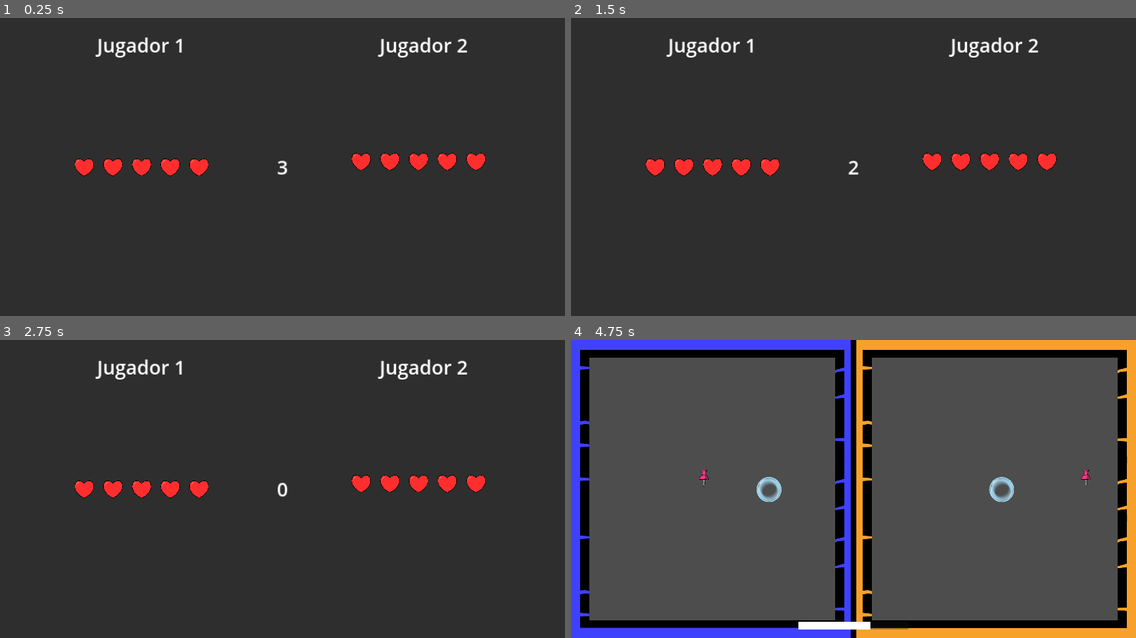
Above: before the commit, frames 1-4 (two rows, left to right).
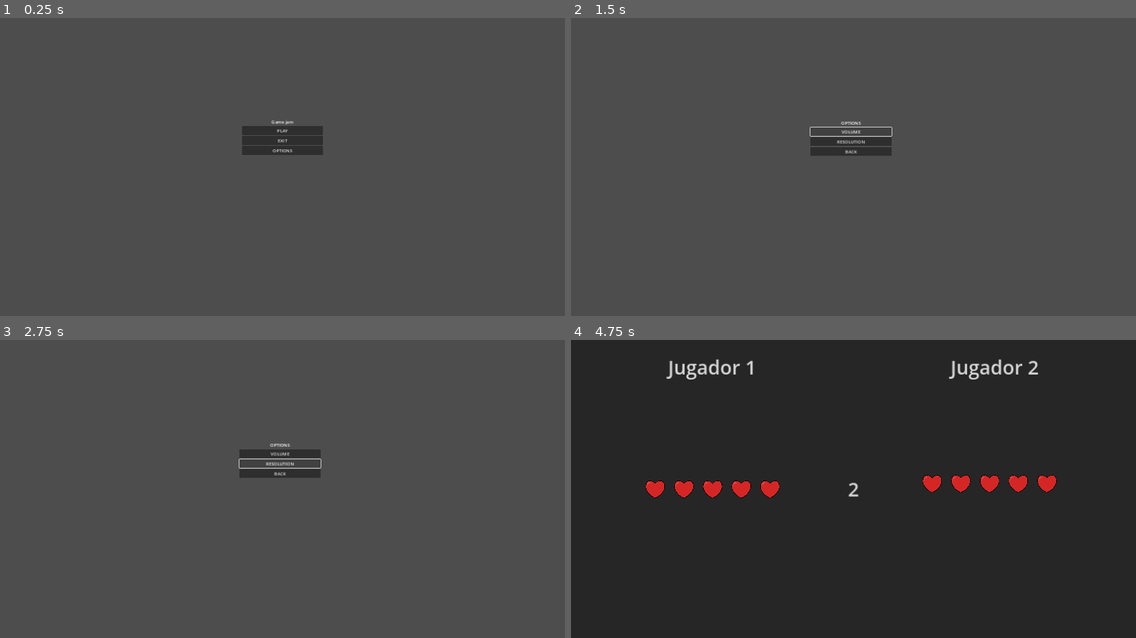
Above: after the commit, the same moments.

Repository: pablo4licante/gamejam-25
Game: Godot game, scene res://menu/src_menu.tscn
Two runs of this game, one before a commit and one after it. Both use one fixed random seed, a clock stepped at 60 frames per second and the inputs below. Before the commit the project starts from res://escenas/managers/main.tscn.
Inputs (mouse positions are in pixels of both pictures, inside the frame that each line leads up to):
- Up to frame 1 (0.25 s): no input
- Up to frame 2 (1.5 s): click (853, 149) at 0.5 s, where only the run after the commit has a clickable "OPTIONS"; click (853, 131) at 1.25 s, where only the run after the commit has a clickable "VOLUME"
- Up to frame 3 (2.75 s): click (282, 462) at 2 s, where only the run after the commit has a clickable "RESOLUTION"
- Up to frame 4 (4.75 s): click (853, 474) at 2.75 s, where only the run after the commit has a clickable "BACK"; click (853, 453) at 3.5 s, where only the run after the commit has a clickable "PLAY"; hold D (1_right) from 4.28 s (still down); tap W (1_up) at 4.52 s

The runs differ from the first frame. In frame 1, 99% of the frame differs, in the area x 0-100%, y 0-100%; in frame 2, 99%; in frame 3, 99%; in frame 4, 100%.

Commit message:
Menú >Escena menú >Escena Menú Opciones (Configurado el boon de PLAY, BACK, OPTIONS) "no grafica

Diff:
--- a/escenas/niveles/dispara_1.tscn
+++ b/escenas/niveles/dispara_1.tscn
@@ -2,11 +2,9 @@
 
 [ext_resource type="PackedScene" uid="uid://ciqljjbjkqo2m" path="res://escenas/entidades/objetivo_burbuja.tscn" id="1_g6lxu"]
 [ext_resource type="Script" path="res://escenas/niveles/dispara_1.gd" id="1_ro2gb"]
-
 [ext_resource type="PackedScene" uid="uid://wls1xt3tgwv" path="res://escenas/managers/bridge.tscn" id="2_og4dl"]
 [ext_resource type="PackedScene" uid="uid://bgqybgesl5d4q" path="res://escenas/entidades/cursor_dispara.tscn" id="2_yigsh"]
 [ext_resource type="Texture2D" uid="uid://v3qwqt5xhgck" path="res://assets/fondos/fondo_explota_pompas.jpg" id="5_h3b8k"]
-
 
 [node name="Dispara1" type="Node"]
 script = ExtResource("1_ro2gb")
--- /dev/null
+++ b/menu/script/button_atras.gd
@@ -0,0 +1,7 @@
+extends Button
+
+func _ready() -> void:
+	pressed.connect(_on_button_pressed)
+
+func _on_button_pressed() -> void:
+	get_tree().change_scene_to_file("res://menu/src_menu.tscn")
--- /dev/null
+++ b/menu/script/button_exit.gd
@@ -0,0 +1,7 @@
+extends Button
+
+func _ready() -> void:
+	pressed.connect(_on_button_pressed)
+
+func _on_button_pressed() -> void:
+	get_tree().quit()
--- /dev/null
+++ b/menu/script/button_options.gd
@@ -0,0 +1,7 @@
+extends Button
+
+func _ready() -> void:
+	pressed.connect(_on_button_pressed)
+
+func _on_button_pressed() -> void:
+	get_tree().change_scene_to_file("res://menu/src_menu_options.tscn")
--- /dev/null
+++ b/menu/script/button_play.gd
@@ -0,0 +1,8 @@
+extends Button
+
+func _ready() -> void:
+	pressed.connect(_on_button_pressed)
+
+func _on_button_pressed() -> void:
+	# Llamar a la función change_screen del nodo de transición
+	Trans.change_screen("res://escenas/managers/main.tscn")
--- /dev/null
+++ b/menu/script/trans.gd
@@ -0,0 +1,38 @@
+extends CanvasLayer
+
+@onready var anim: AnimationPlayer = $ColorRect/trans_anim
+@onready var color_rect: ColorRect = $ColorRect
+
+func _ready() -> void:
+	if not anim:
+		push_error("AnimationPlayer 'trans_anim' no encontrado")
+		return
+
+	if not color_rect:
+		push_error("ColorRect no encontrado")
+		return
+
+	if not anim.has_animation("TransAnimation"):
+		push_error("Animación 'TransAnimation' no encontrada")
+		return
+
+	color_rect.visible = false
+
+func change_screen(path: String) -> void:
+	if not anim or not color_rect:
+		push_error("No se puede realizar la transición: Nodos no encontrados")
+		get_tree().change_scene_to_file(path)
+		return
+
+	# Mostrar el ColorRect
+	color_rect.visible = true
+
+	# Cambiar la escena y reproducir la animación simultáneamente
+	get_tree().change_scene_to_file(path)
+	anim.play("TransAnimation")
+
+	# Esperar a que termine la animación
+	await anim.animation_finished
+
+	# Ocultar el ColorRect
+	color_rect.visible = false
--- /dev/null
+++ b/menu/src_menu.tscn
@@ -0,0 +1,50 @@
+[gd_scene load_steps=4 format=3 uid="uid://b13n4xvr2ka2r"]
+
+[ext_resource type="Script" path="res://menu/script/button_play.gd" id="1_5mvi7"]
+[ext_resource type="Script" path="res://menu/script/button_exit.gd" id="2_s6cea"]
+[ext_resource type="Script" path="res://menu/script/button_options.gd" id="3_xjdjr"]
+
+[node name="Menu" type="Control"]
+layout_mode = 3
+anchors_preset = 15
+anchor_right = 1.0
+anchor_bottom = 1.0
+grow_horizontal = 2
+grow_vertical = 2
+
+[node name="VBoxContainer_botones" type="VBoxContainer" parent="."]
+layout_mode = 1
+anchors_preset = 8
+anchor_left = 0.5
+anchor_top = 0.5
+anchor_right = 0.5
+anchor_bottom = 0.5
+offset_left = -147.0
+offset_top = -176.5
+offset_right = 147.0
+offset_bottom = 176.5
+grow_horizontal = 2
+grow_vertical = 2
+
+[node name="Title-Menu" type="Label" parent="VBoxContainer_botones"]
+layout_mode = 2
+text = "Game jam"
+horizontal_alignment = 1
+
+[node name="Button_play" type="Button" parent="VBoxContainer_botones"]
+layout_mode = 2
+text = "PLAY"
+script = ExtResource("1_5mvi7")
+
+[node name="Button_exit" type="Button" parent="VBoxContainer_botones"]
+layout_mode = 2
+text = "EXIT"
+script = ExtResource("2_s6cea")
+
+[node name="Button_options" type="Button" parent="VBoxContainer_botones"]
+layout_mode = 2
+text = "OPTIONS"
+script = ExtResource("3_xjdjr")
+
+[connection signal="pressed" from="VBoxContainer_botones/Button_exit" to="VBoxContainer_botones/Button_exit" method="_on_pressed"]
+[connection signal="pressed" from="VBoxContainer_botones/Button_options" to="VBoxContainer_botones/Button_options" method="_on_pressed"]
--- /dev/null
+++ b/menu/src_menu_options.tscn
@@ -0,0 +1,51 @@
+[gd_scene load_steps=2 format=3 uid="uid://csajnuhojn4mp"]
+
+[ext_resource type="Script" path="res://menu/script/button_atras.gd" id="1_hfhtf"]
+
+[node name="Menu" type="Control"]
+layout_mode = 3
+anchors_preset = 15
+anchor_right = 1.0
+anchor_bottom = 1.0
+offset_left = -9.0
+offset_top = 4.0
+offset_right = -9.0
+offset_bottom = 4.0
+grow_horizontal = 2
+grow_vertical = 2
+
+[node name="VBoxContainer_botones" type="VBoxContainer" parent="."]
+layout_mode = 1
+anchors_preset = 8
+anchor_left = 0.5
+anchor_top = 0.5
+anchor_right = 0.5
+anchor_bottom = 0.5
+offset_left = -147.0
+offset_top = -176.5
+offset_right = 147.0
+offset_bottom = 176.5
+grow_horizontal = 2
+grow_vertical = 2
+
+[node name="Title-Menu_options" type="Label" parent="VBoxContainer_botones"]
+layout_mode = 2
+text = "OPTIONS"
+horizontal_alignment = 1
+
+[node name="Button_volume" type="Button" parent="VBoxContainer_botones"]
+layout_mode = 2
+text = "VOLUME"
+
+[node name="Button_resolution" type="Button" parent="VBoxContainer_botones"]
+layout_mode = 2
+text = "RESOLUTION"
+
+[node name="Button_atras" type="Button" parent="VBoxContainer_botones"]
+layout_mode = 2
+text = "BACK
+"
+script = ExtResource("1_hfhtf")
+
+[connection signal="pressed" from="VBoxContainer_botones/Button_resolution" to="VBoxContainer_botones/Button_resolution" method="_on_pressed"]
+[connection signal="pressed" from="VBoxContainer_botones/Button_atras" to="VBoxContainer_botones/Button_atras" method="_on_pressed"]
--- /dev/null
+++ b/menu/trans.tscn
@@ -0,0 +1,53 @@
+[gd_scene load_steps=5 format=3 uid="uid://c7ct7icvcgfkk"]
+
+[ext_resource type="Script" path="res://menu/script/trans.gd" id="1_oql4b"]
+
+[sub_resource type="Animation" id="Animation_6p24g"]
+resource_name = "TransAnimation"
+length = 1.4
+tracks/0/type = "value"
+tracks/0/imported = false
+tracks/0/enabled = true
+tracks/0/path = NodePath(".:modulate")
+tracks/0/interp = 1
+tracks/0/loop_wrap = true
+tracks/0/keys = {
+"times": PackedFloat32Array(0, 1.4),
+"transitions": PackedFloat32Array(1, 1),
+"update": 0,
+"values": [Color(1, 1, 1, 1), Color(1, 1, 1, 0)]
+}
+
+[sub_resource type="Animation" id="Animation_4w7tt"]
+length = 0.001
+tracks/0/type = "value"
+tracks/0/imported = false
+tracks/0/enabled = true
+tracks/0/path = NodePath(".:modulate")
+tracks/0/interp = 1
+tracks/0/loop_wrap = true
+tracks/0/keys = {
+"times": PackedFloat32Array(0),
+"transitions": PackedFloat32Array(1),
+"update": 0,
+"values": [Color(1, 1, 1, 1)]
+}
+
+[sub_resource type="AnimationLibrary" id="AnimationLibrary_jngxg"]
+_data = {
+"RESET": SubResource("Animation_4w7tt"),
+"TransAnimation": SubResource("Animation_6p24g")
+}
+
+[node name="trans" type="CanvasLayer"]
+script = ExtResource("1_oql4b")
+
+[node name="ColorRect" type="ColorRect" parent="."]
+offset_right = 2047.0
+offset_bottom = 1097.0
+color = Color(0, 0, 0, 1)
+
+[node name="trans_anim" type="AnimationPlayer" parent="ColorRect"]
+libraries = {
+"": SubResource("AnimationLibrary_jngxg")
+}
--- /dev/null
+++ b/nuevo-proyecto-de-juego/icon.svg
@@ -0,0 +1 @@
+<svg xmlns="http://www.w3.org/2000/svg" width="128" height="128"><rect width="124" height="124" x="2" y="2" fill="#363d52" stroke="#212532" stroke-width="4" rx="14"/><g fill="#fff" transform="translate(12.322 12.322)scale(.101)"><path d="M105 673v33q407 354 814 0v-33z"/><path fill="#478cbf" d="m105 673 152 14q12 1 15 14l4 67 132 10 8-61q2-11 15-15h162q13 4 15 15l8 61 132-10 4-67q3-13 15-14l152-14V427q30-39 56-81-35-59-83-108-43 20-82 47-40-37-88-64 7-51 8-102-59-28-123-42-26 43-46 89-49-7-98 0-20-46-46-89-64 14-123 42 1 51 8 102-48 27-88 64-39-27-82-47-48 49-83 108 26 42 56 81zm0 33v39c0 276 813 276 814 0v-39l-134 12-5 69q-2 10-14 13l-162 11q-12 0-16-11l-10-65H446l-10 65q-4 11-16 11l-162-11q-12-3-14-13l-5-69z"/><path d="M483 600c0 34 58 34 58 0v-86c0-34-58-34-58 0z"/><circle cx="725" cy="526" r="90"/><circle cx="299" cy="526" r="90"/></g><g fill="#414042" transform="translate(12.322 12.322)scale(.101)"><circle cx="307" cy="532" r="60"/><circle cx="717" cy="532" r="60"/></g></svg>
--- /dev/null
+++ b/nuevo-proyecto-de-juego/project.godot
@@ -0,0 +1,15 @@
+; Engine configuration file.
+; It's best edited using the editor UI and not directly,
+; since the parameters that go here are not all obvious.
+;
+; Format:
+;   [section] ; section goes between []
+;   param=value ; assign values to parameters
+
+config_version=5
+
+[application]
+
+config/name="Nuevo Proyecto de Juego"
+config/features=PackedStringArray("4.3", "Forward Plus")
+config/icon="res://icon.svg"
--- a/project.godot
+++ b/project.godot
@@ -11,9 +11,13 @@
 [application]
 
 config/name="GameJam25"
-run/main_scene="res://escenas/managers/main.tscn"
+run/main_scene="res://menu/src_menu.tscn"
 config/features=PackedStringArray("4.3", "Forward Plus")
 config/icon="res://icon.svg"
+
+[autoload]
+
+Trans="*res://menu/trans.tscn"
 
 [display]
 
Not shown: 1 places in escenas/niveles/escena_plataformas_1.tscn that only renumber resources
Not shown: 1 places in escenas/niveles/escena_plataformas_2.tscn that only renumber resources
Not shown: 1 places in escenas/niveles/escena_plataformas_3.tscn that only renumber resources
Not shown, added: nuevo-proyecto-de-juego/icon.svg.import
Not shown, added: nuevo-proyecto-de-juego/.gitattributes
Not shown, added: nuevo-proyecto-de-juego/.gitignore
